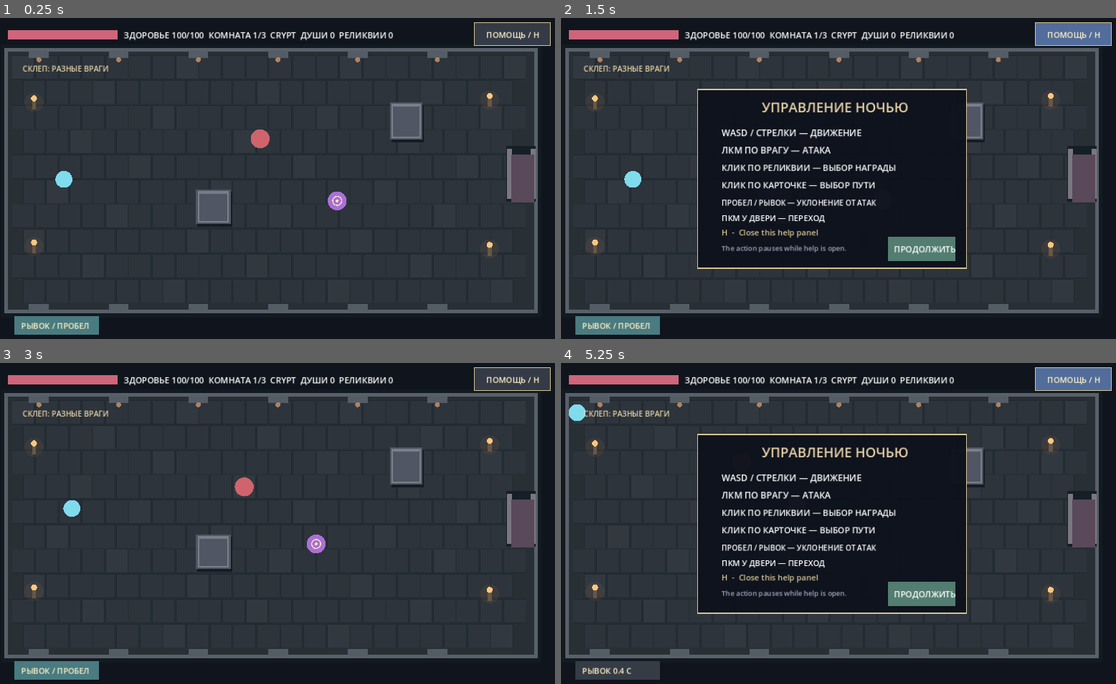
Above: before the commit, frames 1-4 (two rows, left to right).
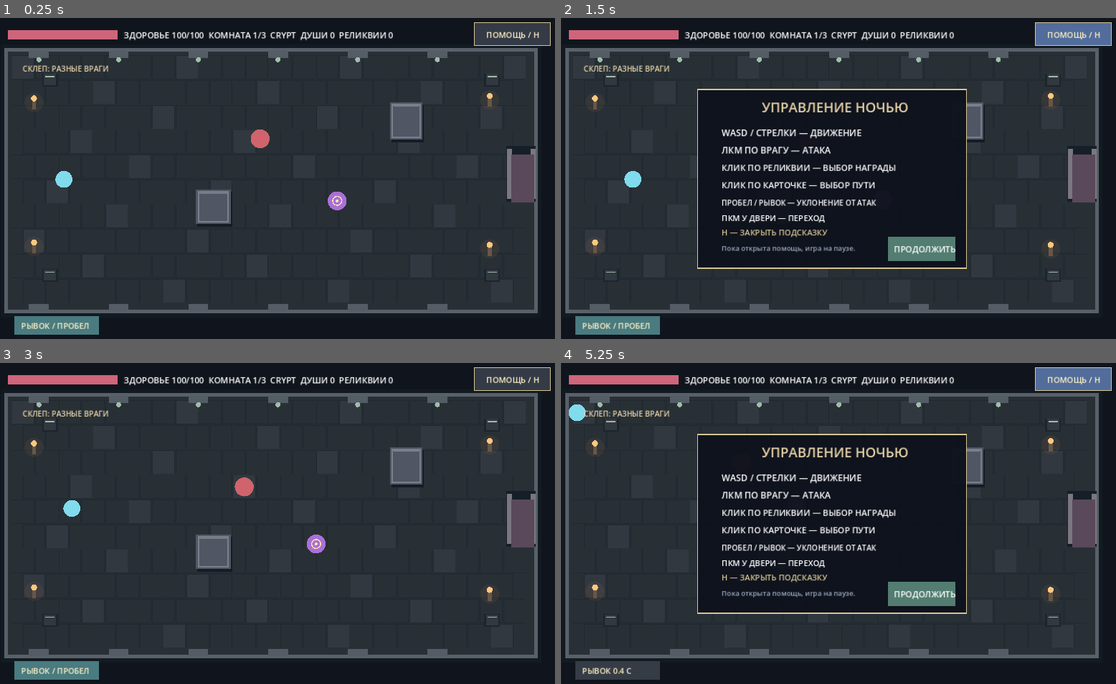
Above: after the commit, the same moments.

Repository: DoctorStrangeSH/Last-Ritual
Game: Godot game, scene res://scenes/topdown_night_prototype.tscn
Two runs of this game, one before a commit and one after it. Both use one fixed random seed, a clock stepped at 60 frames per second and the inputs below. This scene is started directly instead of the project's main scene.
Inputs (mouse positions are in pixels of both pictures, inside the frame that each line leads up to):
- Up to frame 1 (0.25 s): no input
- Up to frame 2 (1.5 s): tap Enter at 0.5 s; move the mouse to (960, 162) at 0.52 s; hold Right (ui_right) 0.53-1.28 s; tap H at 0.6 s; click (960, 162) at 0.67 s; tap Space at 0.77, 1.25 s; move the mouse to (716, 194) at 1.27 s; hold Down (ui_down) from 1.28 s (still down); tap E at 1.35 s
- Up to frame 3 (3 s): tap Space at 1.52, 2.75 s; tap Enter at 2 s; move the mouse to (327, 452) at 2.02 s; release Down (ui_down) at 2.03 s; hold Right (ui_right) 2.03-2.78 s; tap R at 2.1 s; move the mouse to (244, 587) at 2.77 s; hold Up (ui_up) from 2.78 s (still down); tap H at 2.85 s; click (244, 587) at 2.92 s
- Up to frame 4 (5.25 s): tap Space at 3.02, 3.77, 4.52 s; move the mouse to (1005, 571) at 3.52 s; release Up (ui_up) at 3.53 s; hold Left (ui_left) 3.53-5.03 s; tap E at 3.6 s; move the mouse to (660, 475) at 4.27 s; tap R at 4.35 s; move the mouse to (860, 523) at 5.02 s; hold Down (ui_down) from 5.03 s (still down); tap H at 5.1 s; click (860, 523) at 5.17 s

The runs differ from the first frame. In frame 1, less than 0.1% of the frame differs, in the area x 6-90%, y 12-80%; in frame 2, 0.5%; in frame 3, less than 0.1%; in frame 4, 0.5%.

Commit message:
art(night): room palettes, distinct door markers and localized controls help

Diff:
--- a/scripts/topdown_night_prototype.gd
+++ b/scripts/topdown_night_prototype.gd
@@ -715,24 +715,44 @@
                 next_room()
 
 # Процедурное оформление подземелья. Не влияет на стены и столкновения.
+func crypt_room_palette() -> Dictionary:
+    match room_variant:
+        1:
+            return {"floor": Color("#303138"), "stone": Color("#393841"), "accent": Color("#bc8b72")}
+        2:
+            return {"floor": Color("#30343d"), "stone": Color("#383d48"), "accent": Color("#96a3d2")}
+    return {"floor": Color("#283036"), "stone": Color("#32383f"), "accent": Color("#a0bdab")}
+
+func draw_crypt_door_marker(point: Vector2, unlocked: bool) -> void:
+    var frame_color: Color = Color("#74c8a3") if unlocked else Color("#806775")
+    draw_arc(point, 27.0, -PI / 2.0, PI * 1.5, 32, frame_color, 4.0)
+    draw_rect(Rect2(point + Vector2(-12, -18), Vector2(24, 36)), Color("#1d2530"))
+    draw_rect(Rect2(point + Vector2(-9, -15), Vector2(18, 30)), Color("#3f7364") if unlocked else Color("#57424d"))
+    if unlocked:
+        draw_circle(point, 5.0, Color("#dff5bf"))
+    else:
+        draw_line(point + Vector2(-5, -5), point + Vector2(5, 5), Color("#d7a2a0"), 2.0)
+        draw_line(point + Vector2(5, -5), point + Vector2(-5, 5), Color("#d7a2a0"), 2.0)
+
 func draw_crypt_environment() -> void:
     draw_rect(Rect2(Vector2.ZERO, Vector2(1152, 648)), Color("#10151d"))
     draw_rect(ARENA.grow(15.0), Color("#121a22"))
     draw_rect(ARENA.grow(7.0), Color("#596069"))
-    draw_rect(ARENA, Color("#283036"))
+    var palette: Dictionary = crypt_room_palette()
+    draw_rect(ARENA, palette["floor"])
     for row in range(10):
         for col in range(22):
             var offset := 22.0 if row % 2 == 1 else 0.0
             var tile := Rect2(ARENA.position + Vector2(8.0 + 47.0 * col + offset, 8.0 + 50.0 * row), Vector2(44, 47))
             if tile.end.x >= ARENA.end.x or tile.end.y >= ARENA.end.y:
                 continue
-            var tint := Color("#32383f") if (col * 3 + row * 5 + room_variant) % 7 == 0 else Color("#2d343b")
+            var tint: Color = palette["stone"] if (col * 3 + row * 5 + room_variant) % 7 == 0 else palette["floor"]
             draw_rect(tile, tint)
             draw_rect(tile, Color("#202830"), false, 1.0)
     for x in range(90, 1050, 160):
         draw_rect(Rect2(x, 66, 40, 14), Color("#545c65"))
         draw_rect(Rect2(x, 576, 40, 14), Color("#545c65"))
-        draw_circle(Vector2(x + 20, 84), 5.0, Color("#af8262"))
+        draw_circle(Vector2(x + 20, 84), 5.0, palette["accent"])
     # Свет факелов и каменная арка на восточной стене.
     for torch_pos in [Vector2(100, 170), Vector2(100, 460), Vector2(1015, 165), Vector2(1015, 465)]:
         draw_circle(torch_pos, 19.0, Color("#a96d45", 0.12))
@@ -741,6 +761,10 @@
     draw_rect(Rect2(1049, 258, 59, 112), Color("#161f28"))
     draw_rect(Rect2(1050, 264, 10, 100), Color("#7a7780"))
     draw_rect(Rect2(1097, 264, 10, 100), Color("#7a7780"))
+    for pillar in [Vector2(132, 125), Vector2(1020, 125), Vector2(132, 519), Vector2(1020, 519)]:
+        draw_rect(Rect2(pillar + Vector2(-16, -13), Vector2(32, 26)), Color("#1d252c"))
+        draw_rect(Rect2(pillar + Vector2(-12, -12), Vector2(24, 22)), palette["stone"])
+        draw_line(pillar + Vector2(-9, -7), pillar + Vector2(9, -7), palette["accent"], 2.0)
 
 func _draw() -> void:
     draw_crypt_environment()
@@ -884,8 +908,7 @@
         draw_label("ЭТАЖ: %d/10  ИССЛЕДОВАНО: %d" % [room_index + 1, visited_rooms.size()], Vector2(390, 63), 15, Color("#e7d3a8"))
         for direction in door_neighbors():
             var door_point: Vector2 = DOOR_POINTS[direction]
-            draw_circle(door_point, 17.0, Color("#4b8b78") if door_available() else Color("#643e4b"))
-            draw_circle(door_point, 10.0, Color("#c4dbba") if door_available() else Color("#a58c90"))
+            draw_crypt_door_marker(door_point, door_available())
     draw_rect(DASH_BUTTON, Color("#497b80") if dash_cooldown <= 0.0 and run_state == "playing" and not reward_available and not shop_open else Color("#353c46"))
     draw_label("РЫВОК / ПРОБЕЛ" if dash_cooldown <= 0.0 else "РЫВОК %.1f С" % dash_cooldown, DASH_BUTTON.position + Vector2(14, 26), 16, Color("#fff2c5"))
     draw_rect(HELP_BUTTON, Color("#526d9b") if help_visible else Color("#343b47"))
@@ -902,7 +925,7 @@
         draw_label("КЛИК ПО КАРТОЧКЕ — ВЫБОР ПУТИ", Vector2(354, 343), 17)
         draw_label("ПРОБЕЛ / РЫВОК — УКЛОНЕНИЕ ОТ АТАК", Vector2(354, 378), 15)
         draw_label("ПКМ У ДВЕРИ — ПЕРЕХОД", Vector2(354, 409), 16)
-        draw_label("H  -  Close this help panel", Vector2(354, 438), 16, Color("#d5c592"))
-        draw_label("The action pauses while help is open.", Vector2(354, 469), 14, Color("#9da9bf"))
+        draw_label("H — ЗАКРЫТЬ ПОДСКАЗКУ", Vector2(354, 438), 16, Color("#d5c592"))
+        draw_label("Пока открыта помощь, игра на паузе.", Vector2(354, 469), 14, Color("#9da9bf"))
         draw_rect(HELP_CLOSE_BUTTON, Color("#527d70"))
         draw_label("ПРОДОЛЖИТЬ", HELP_CLOSE_BUTTON.position + Vector2(12.0, 31.0), 17, Color.WHITE)
